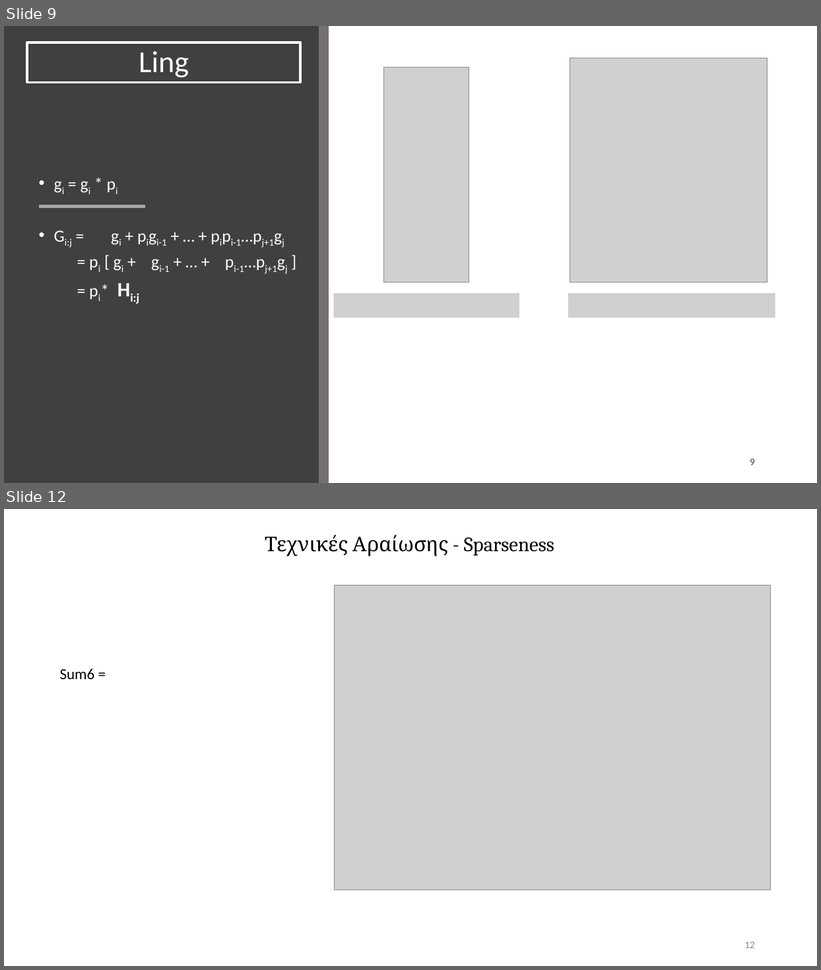
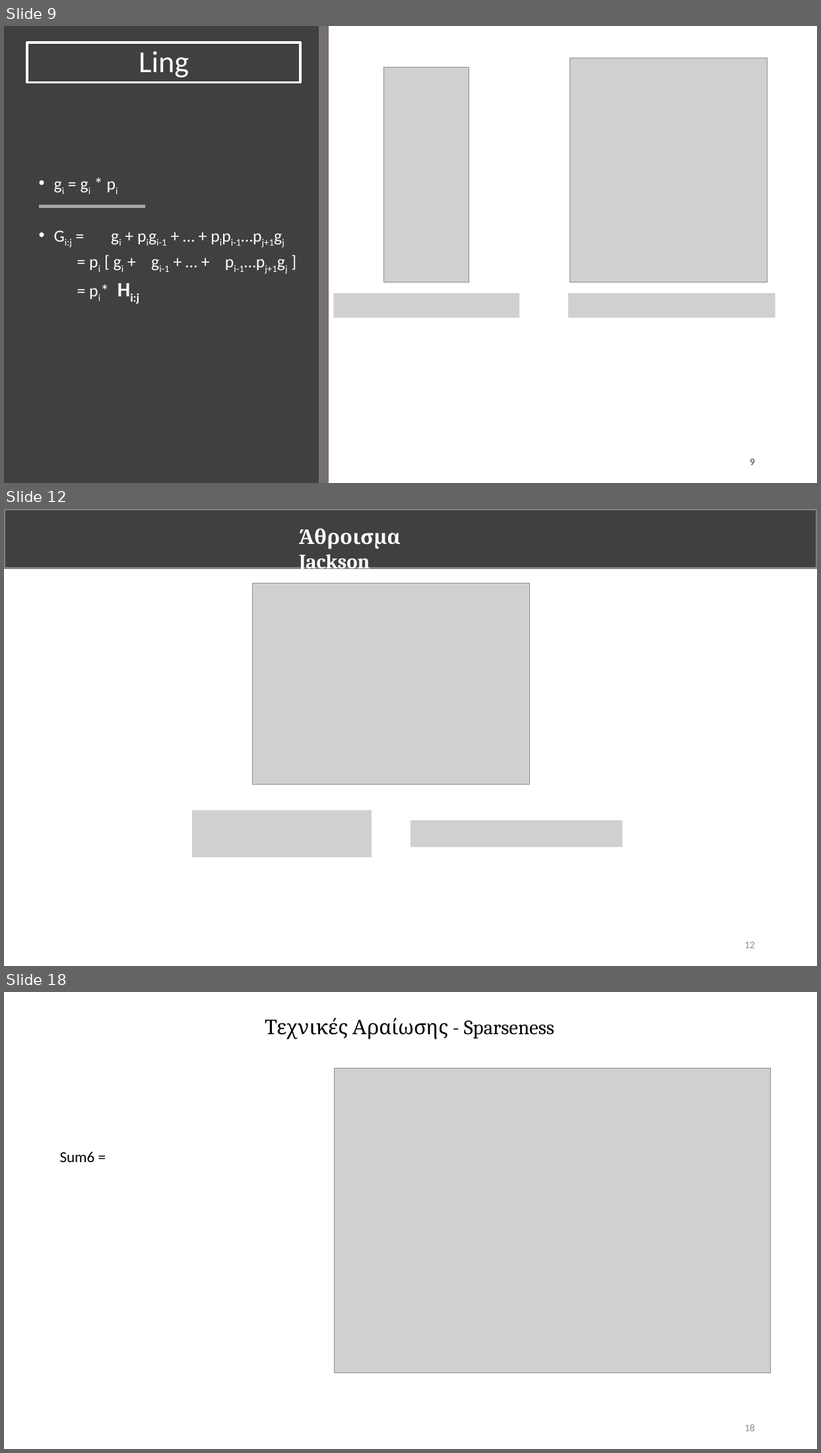
Before and after one commit to vassilas/THESIS_DOC, a slide deck: Presentation/Presentation.pptx. Shown one above the other, each under a label of ours: slides 9 and 12 before the commit, slides 9, 12 and 18 after it; the slides between them are not shown. The pictures are 821x970 and 821x1453 pixels, drawn with LibreOffice and Linux fonts; fonts in the diff are those of the drawing; grey boxes stand for pictures. Boxes give left, top, right and bottom in pixels: in the first picture for what was removed or moved away, otherwise in the second. Text is boxed around its words. In the diff, an @@ line names an element or a change of style, - is before the commit and + after.

```diff
--- a/Presentation/Presentation.pptx
+++ b/Presentation/Presentation.pptx
@@ slide 12 added at (4,509,817,966), background #FFFFFF @@
@@ rectangle added at (4,509,817,568), fill #404040, outline #808080 3 pt @@
@@ text added at (299,528,401,573), 24 pt, text #FFFFFF, bold @@
+Άθροισμα Jackson
@@ picture added at (252,584,530,784) @@
@@ picture added at (192,811,371,857) @@
@@ picture added at (411,821,623,848) @@
@@ page number added at (745,942,755,949), 12 pt, text #8C8C8C @@
+12
@@ what was slide 12 is now slide 18 @@
@@ page number at (745,1424,755,1432): text changed @@
-12
+18
```
Also in this commit, not shown: 4 slides changed, 5 other slides added, 4 other files.
